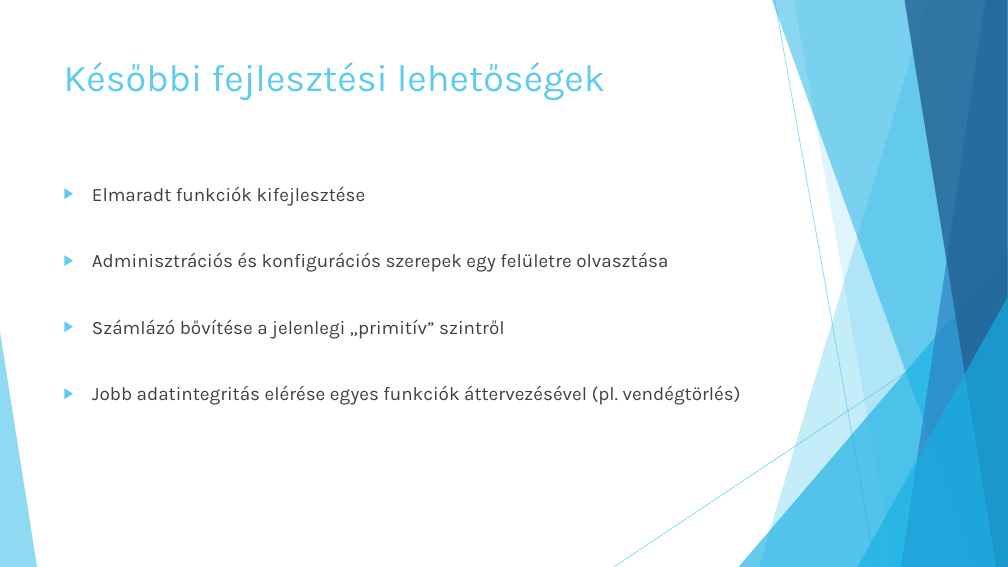
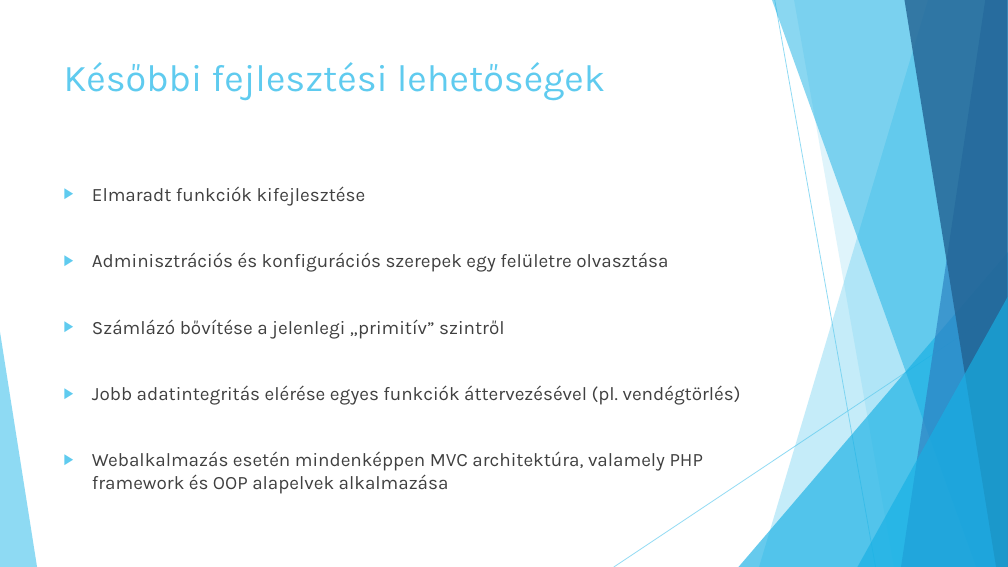
Before and after one commit to jbence1994/Virtual-Receptionist-projection, a slide deck: slide 6 of documentation/VR.pptx. Drawn at 1008x567 pixels with LibreOffice and Linux fonts; fonts in the diff are those of the drawing. Boxes give left, top, right and bottom in pixels: in the first picture for what was removed or moved away, otherwise in the second. Text is boxed around its words. In the diff, an @@ line names an element or a change of style, - is before the commit and + after.

```diff
--- a/documentation/VR.pptx
+++ b/documentation/VR.pptx
@@ text at (x1=92, y1=451, x2=704, y2=494): paragraph added @@
+▶ Webalkalmazás esetén mindenképpen MVC architektúra, valamely PHP framework és OOP alapelvek alkalmazása
```
